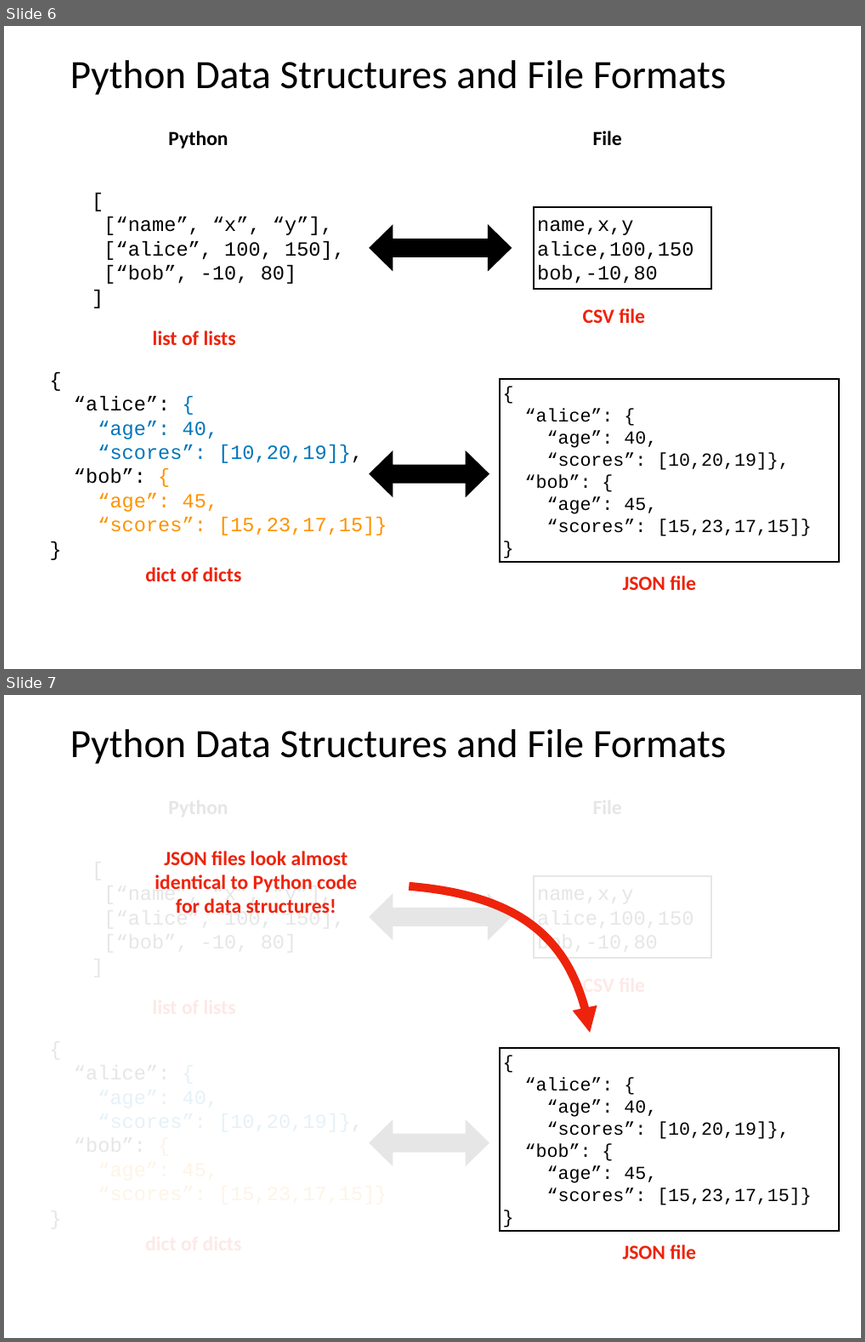
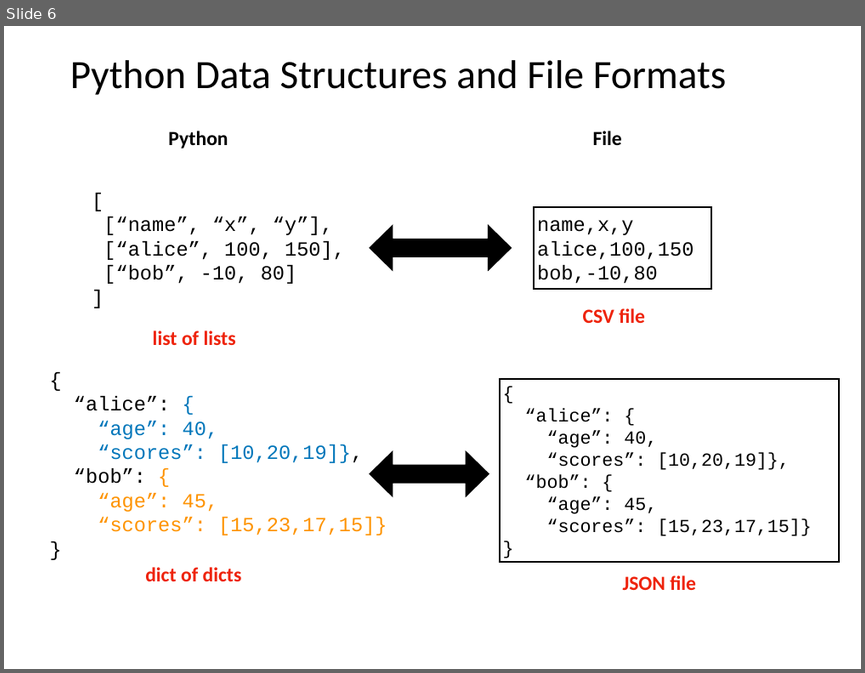
Before and after one commit to tylerharter/caraza-harter-com, a slide deck: tyler/meena/cs220/f20/materials/lec_19_F20.pptx. Shown one above the other, each under a label of ours: slides 6 and 7 before the commit, slide 6 after it. The pictures are 865x1342 and 865x673 pixels, drawn with LibreOffice and Linux fonts; fonts in the diff are those of the drawing. Boxes give left, top, right and bottom in pixels: in the first picture for what was removed or moved away, otherwise in the second. Text is boxed around its words. In the diff, an @@ line names an element or a change of style, - is before the commit and + after.

Commit message:
Fixing lec 19 slide title

```diff
--- a/tyler/meena/cs220/f20/materials/lec_19_F20.pptx
+++ b/tyler/meena/cs220/f20/materials/lec_19_F20.pptx
@@ slide 7 removed at (4, 695, 861, 1338), background #FFFFFF @@
@@ title removed at (70, 729, 726, 764) @@
-Python Data Structures and File Formats
@@ rectangle removed at (24, 772, 841, 1326) @@
@@ text removed at (154, 851, 357, 913) @@
-JSON files look almost
-identical to Python code
-for data structures!
@@ text removed at (103, 885, 345, 913) @@
-[
-[“name”, “x”, “y”],
-[“alice”, 100, 150],
-[“bob”, -10, 80]
-]
@@ left right arrow removed at (370, 893, 512, 941) @@
@@ freeform shape removed at (409, 886, 590, 1032) @@
@@ rectangle removed at (534, 876, 711, 958) @@
-name,x,y
-alice,100,150
-bob,-10,80
@@ text removed at (583, 989, 614, 998) @@
-CSV file
@@ rectangle removed at (500, 1048, 839, 1230) @@
-{
-“alice”: {
-“age”: 40,
-“scores”: [10,20,19]},
-“bob”: {
-“age”: 45,
-“scores”: [15,23,17,15]}
-}
@@ left right arrow removed at (370, 1119, 489, 1166) @@
@@ text removed at (623, 1244, 696, 1259) @@
-JSON file
```
Also in this commit, not shown: 1 slide changed, 3 other slides removed.
